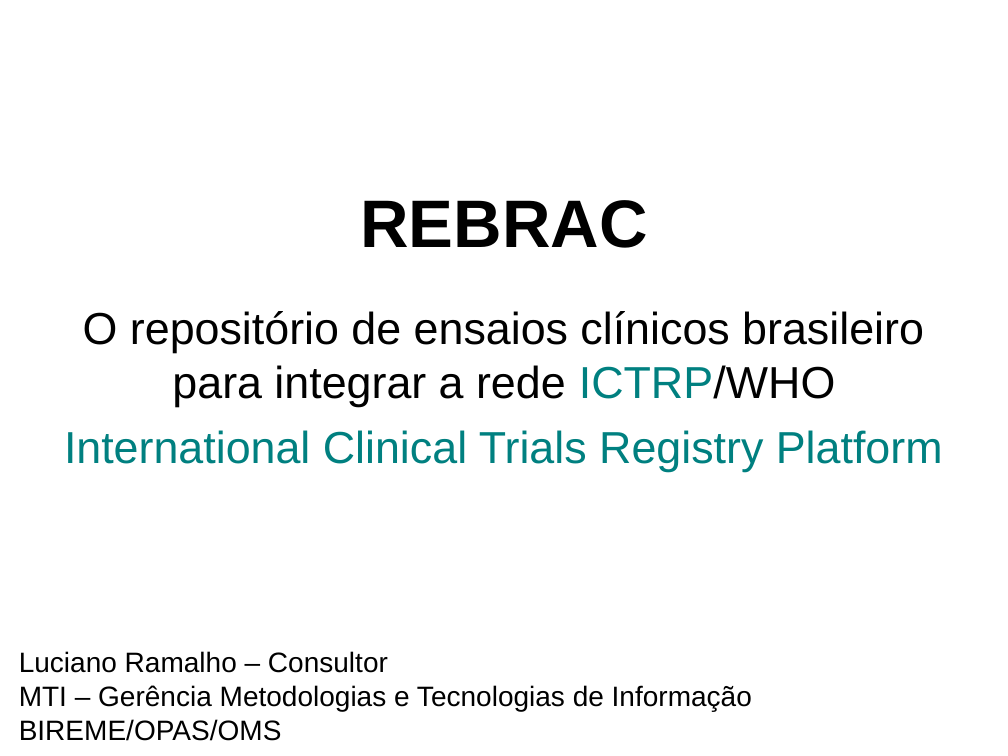
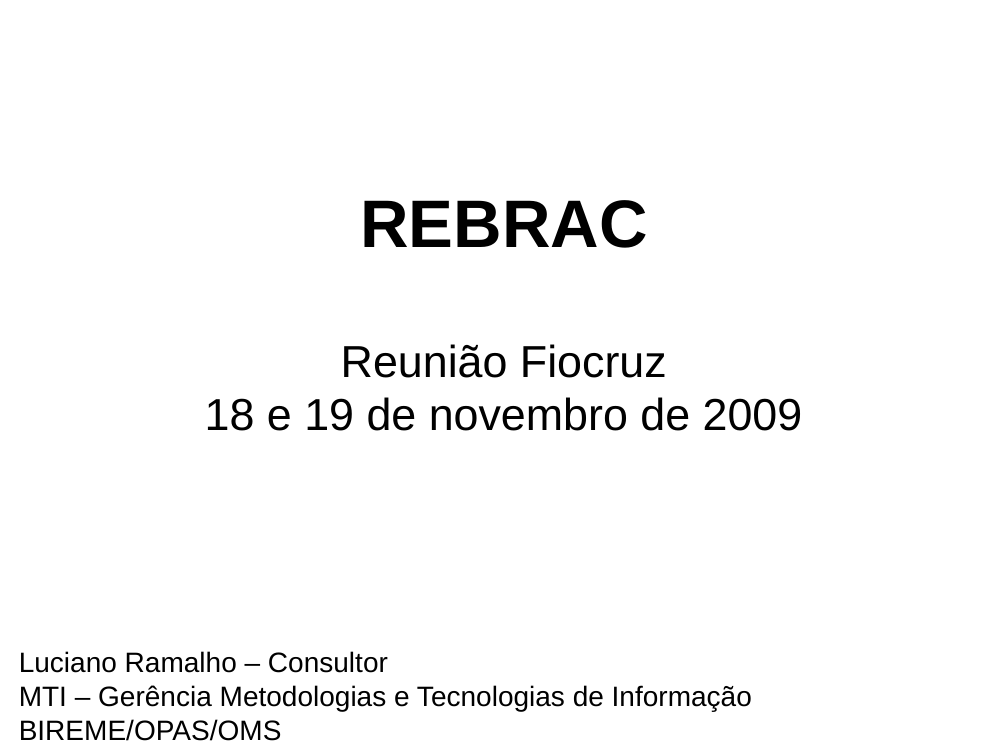
Before and after one commit to frac/opentrials, a slide deck: slide 1 of docs/fiocruz-2009-11.odp. Drawn at 1008x756 pixels with LibreOffice and Linux fonts; fonts in the diff are those of the drawing; background and template pictures are left out. Boxes give left, top, right and bottom in pixels: in the first picture for what was removed or moved away, otherwise in the second. Text is boxed around its words. In the diff, an @@ line names an element or a change of style, - is before the commit and + after.

Commit message:
slides for Fiocruz meeting 2009-11-18

```diff
--- a/docs/fiocruz-2009-11.odp
+++ b/docs/fiocruz-2009-11.odp
@@ subtitle at [205,344,803,431]: text changed @@
-O repositório de ensaios clínicos brasileiro para integrar a rede ICTRP/WHO
-International Clinical Trials Registry Platform
+Reunião Fiocruz
+18 e 19 de novembro de 2009
```
Also in this commit, not shown: 1 other slide changed, 6 slides added, 6 slides removed, 2 other files.
